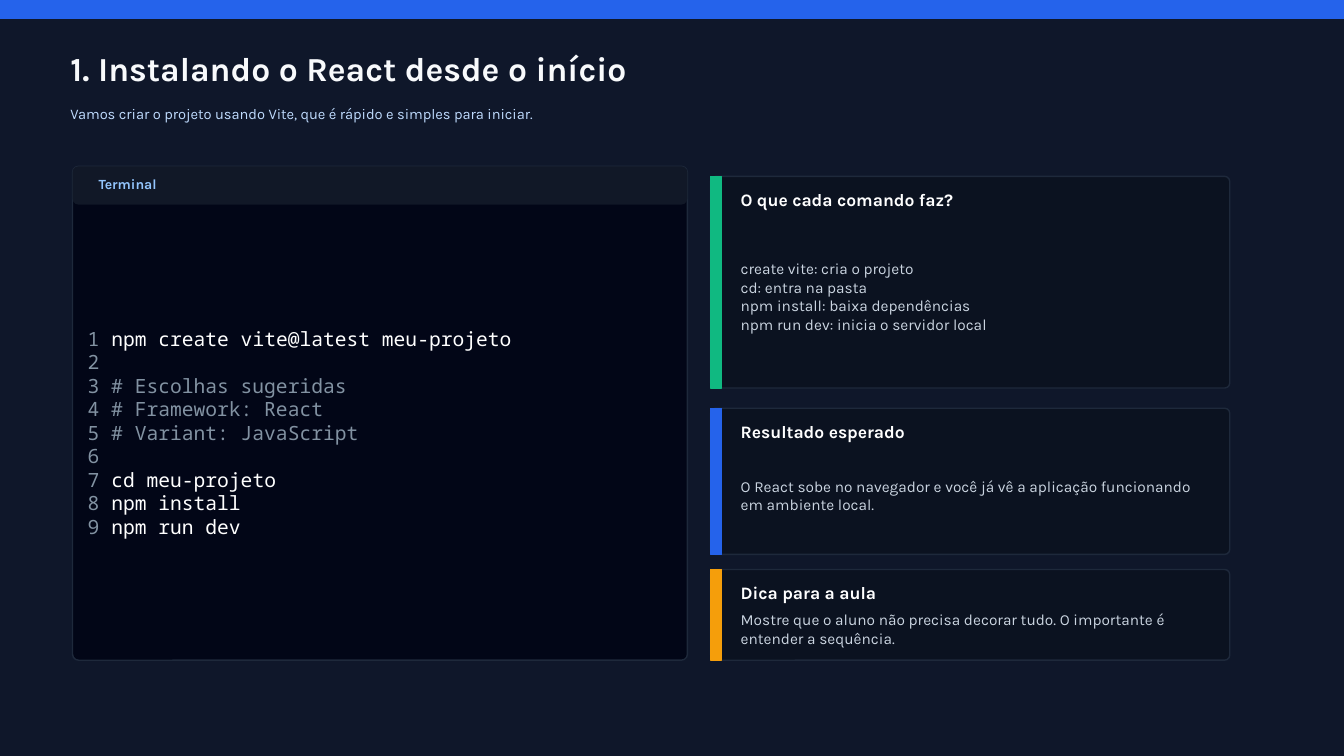
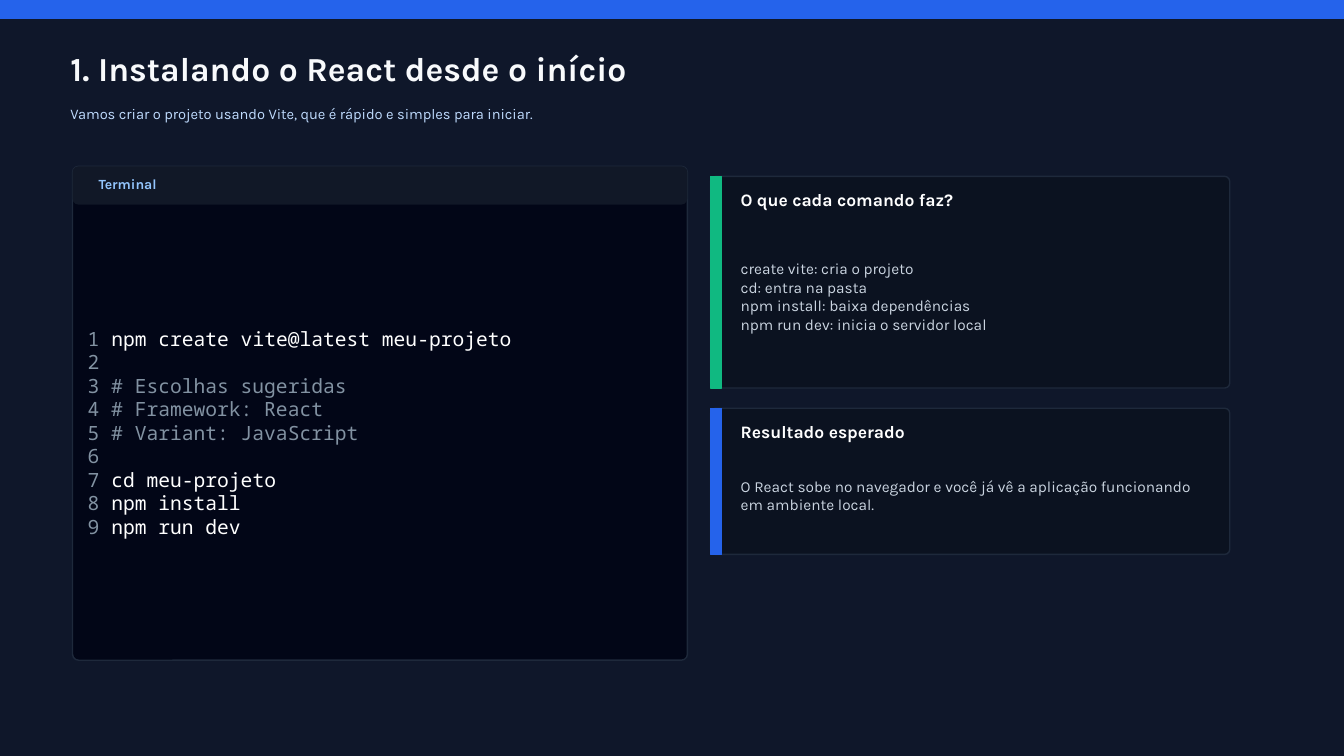
Before and after one commit to italo2403/Aula_09_03_3-B, a slide deck: slide 2 of rotas_react_passo_a_passo_atualizado.pptx. Drawn at 1344x756 pixels with LibreOffice and Linux fonts; fonts in the diff are those of the drawing. Boxes give left, top, right and bottom in pixels: in the first picture for what was removed or moved away, otherwise in the second. Text is boxed around its words. In the diff, an @@ line names an element or a change of style, - is before the commit and + after.

```diff
--- a/rotas_react_passo_a_passo_atualizado.pptx
+++ b/rotas_react_passo_a_passo_atualizado.pptx
@@ rounded rectangle removed at (x1=711, y1=570, x2=1230, y2=660) @@
@@ rectangle removed at (x1=711, y1=570, x2=722, y2=660) @@
@@ text removed at (x1=741, y1=586, x2=876, y2=603) @@
-Dica para a aula
@@ text removed at (x1=741, y1=613, x2=1165, y2=648) @@
-Mostre que o aluno não precisa decorar tudo. O importante é entender a sequência.
```
Also in this commit, not shown: 5 other slides changed, 1 other file.
